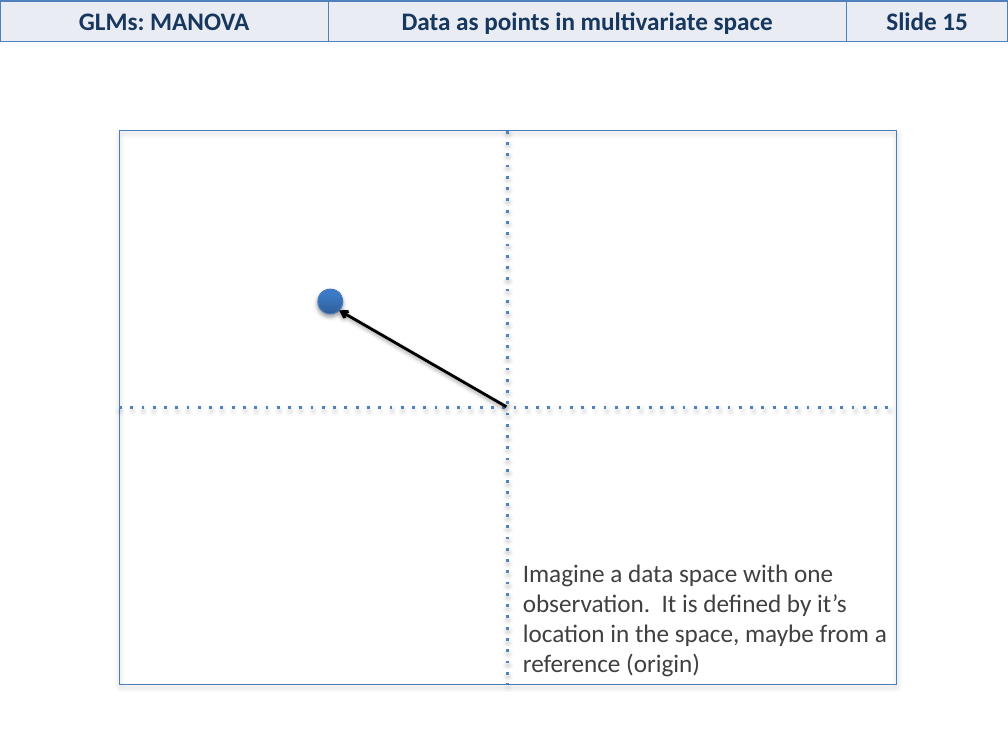
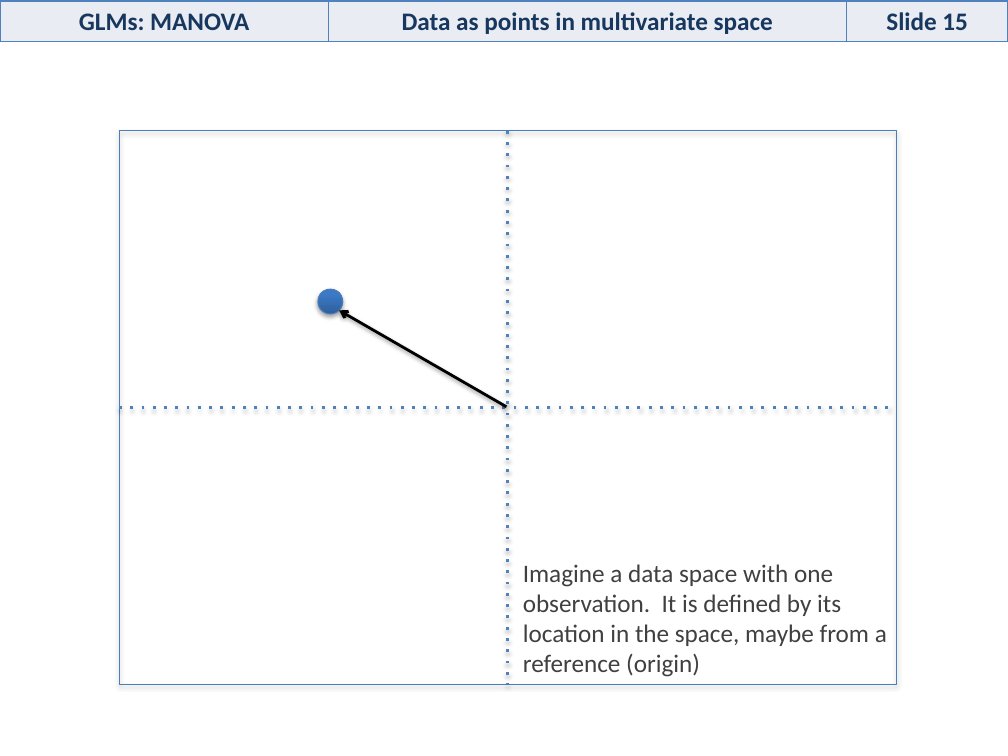
Before and after one commit to PhenoEvo/phenoevo.github.io, a slide deck: slide 15 of GMcourse/Lectures/2.2_MANOVA.pptx. Drawn at 1008x756 pixels with LibreOffice and Linux fonts; fonts in the diff are those of the drawing. Boxes give left, top, right and bottom in pixels: in the first picture for what was removed or moved away, otherwise in the second. Text is boxed around its words. In the diff, an @@ line names an element or a change of style, - is before the commit and + after.

```diff
--- a/GMcourse/Lectures/2.2_MANOVA.pptx
+++ b/GMcourse/Lectures/2.2_MANOVA.pptx
@@ text at [523, 564, 887, 677]: text changed @@
-Imagine a data space with one observation. It is defined by it’s location in the space, maybe from a reference (origin)
+Imagine a data space with one observation. It is defined by its location in the space, maybe from a reference (origin)
```
Also in this commit, not shown: 6 other files.
